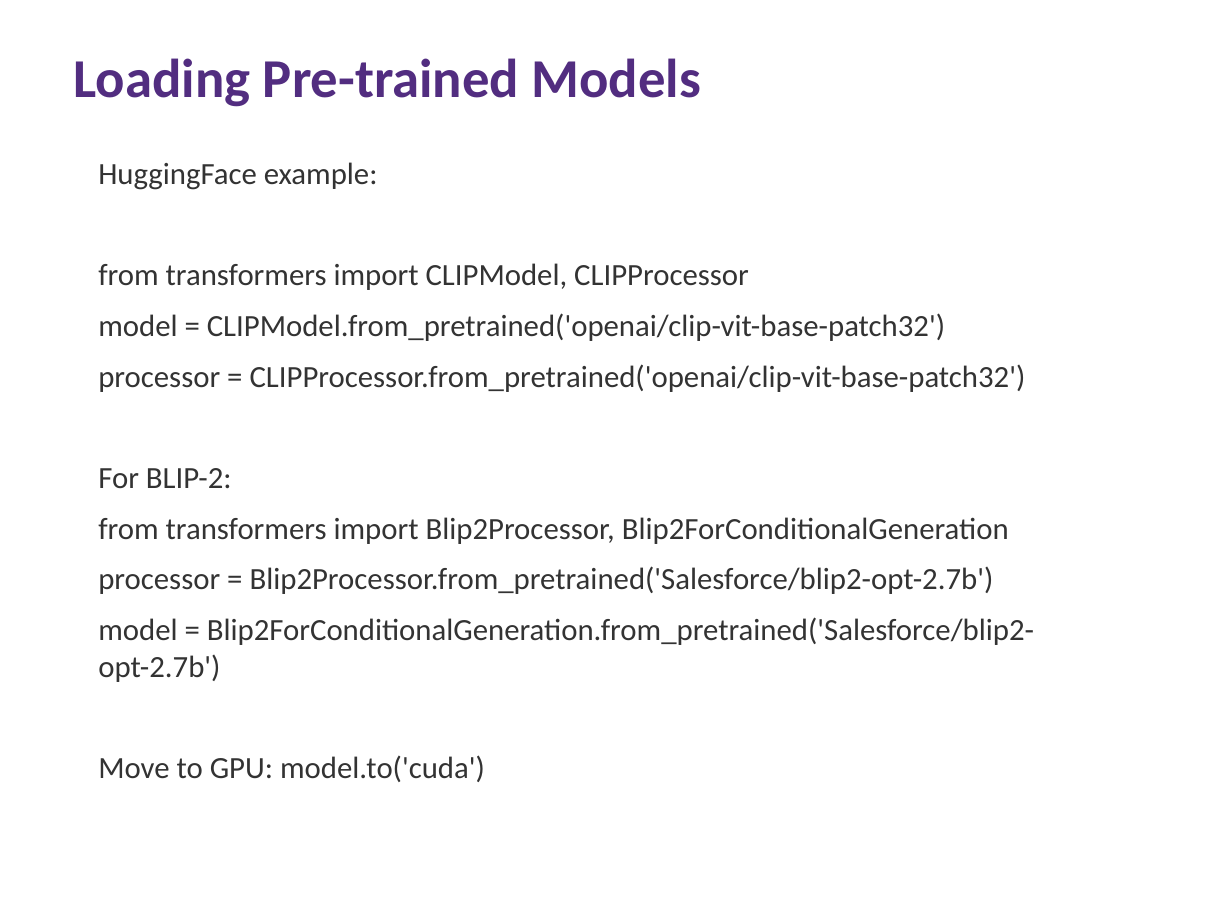
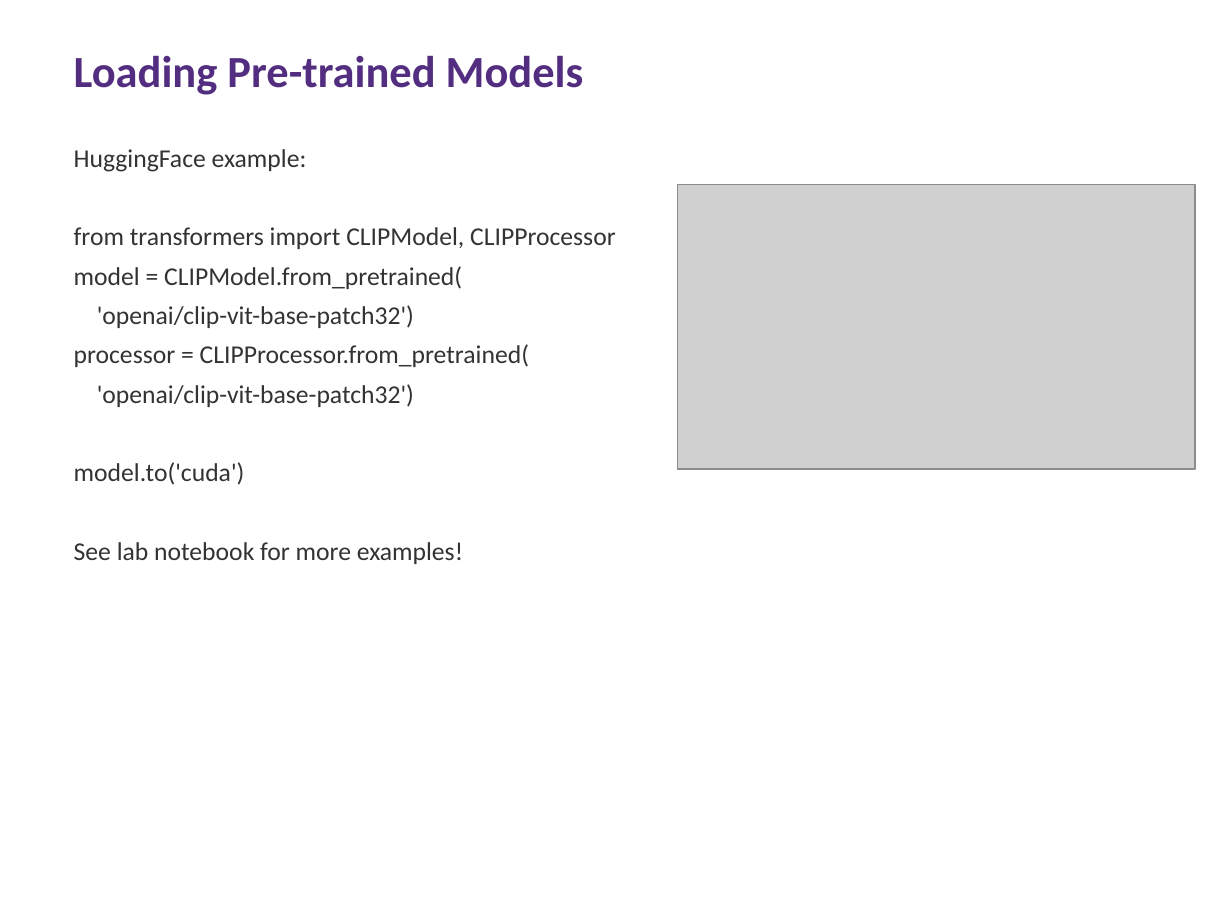
Before and after one commit to ai4he/experiments, a slide deck: slide 67 of Multimodal_LLM_Lecture.pptx. Drawn at 1232x924 pixels with LibreOffice and Linux fonts; fonts in the diff are those of the drawing; grey boxes stand for pictures. Boxes give left, top, right and bottom in pixels: in the first picture for what was removed or moved away, otherwise in the second. Text is boxed around its words. In the diff, an @@ line names an element or a change of style, - is before the commit and + after.

```diff
--- a/Multimodal_LLM_Lecture.pptx
+++ b/Multimodal_LLM_Lecture.pptx
@@ text "Loading Pre-trained Models" at box(74, 55, 584, 95): size 32 to 26 pt @@
@@ text "HuggingFace example:": place and size @@
-text "HuggingFace example:" at box(98, 162, 1034, 782)
+text "HuggingFace example:" at box(74, 149, 616, 564)
@@ text at box(74, 149, 616, 249): size 18 to 15 pt in "HuggingFace example:", "from transformers import CLIPModel, CLIPProcessor"; less space between paragraphs @@
@@ picture added at box(678, 185, 1195, 469) @@
@@ text at box(74, 266, 529, 564): text changed; size 18 to 15 pt @@
-model = CLIPModel.from_pretrained('openai/clip-vit-base-patch32')
-processor = CLIPProcessor.from_pretrained('openai/clip-vit-base-patch32')
-For BLIP-2:
-from transformers import Blip2Processor, Blip2ForConditionalGeneration
-processor = Blip2Processor.from_pretrained('Salesforce/blip2-opt-2.7b')
-model = Blip2ForConditionalGeneration.from_pretrained('Salesforce/blip2-opt-2.7b')
-Move to GPU: model.to('cuda')
+model = CLIPModel.from_pretrained(
+'openai/clip-vit-base-patch32')
+processor = CLIPProcessor.from_pretrained(
+'openai/clip-vit-base-patch32')
+model.to('cuda')
+See lab notebook for more examples!
```
Also in this commit, not shown: 77 other slides changed, 2 other files.
